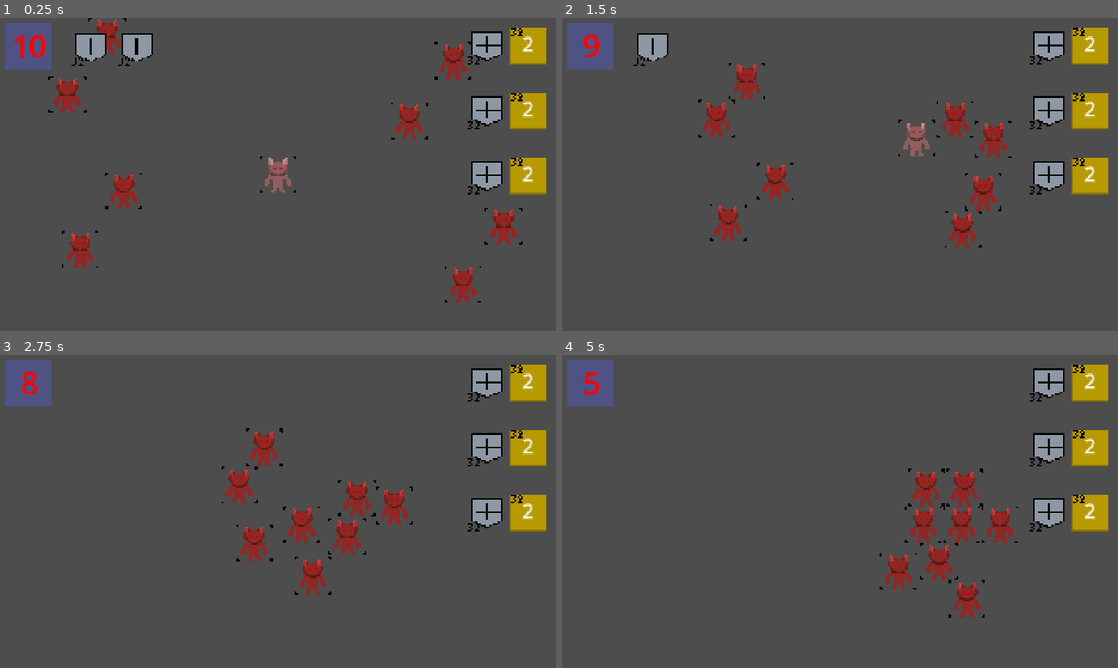
Above: before the commit, frames 1-4 (two rows, left to right).
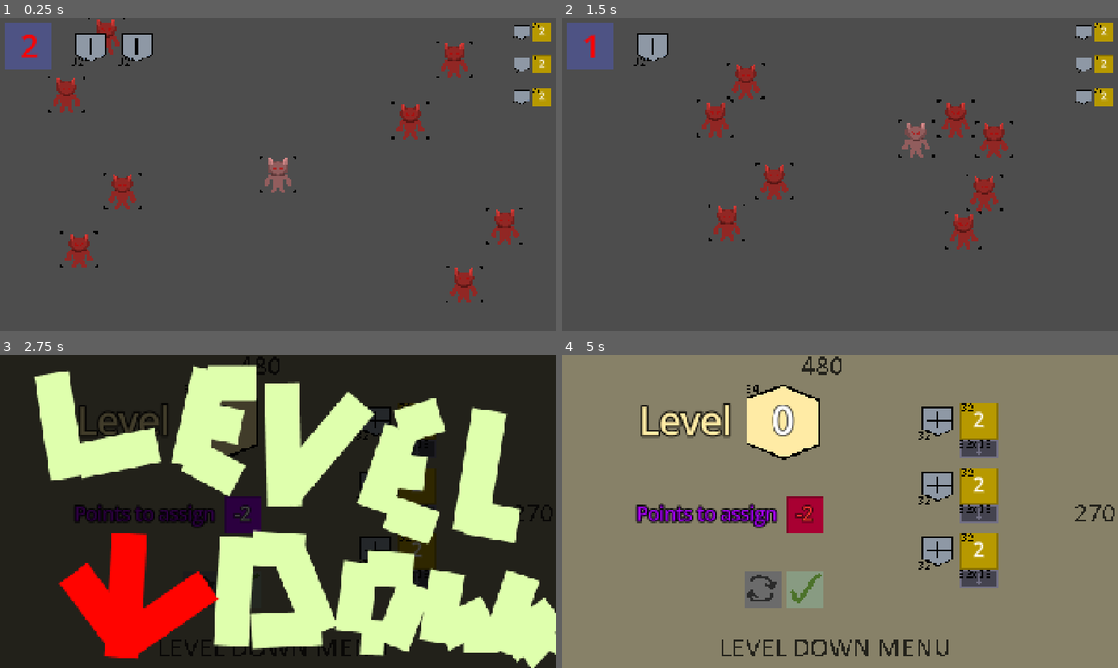
Above: after the commit, the same moments.

Repository: Paul-Sml/GameJam-gmtk2026
Game: Godot game, scene res://game_scene.tscn
The game is run twice, just before and just after one commit, with the same random seed, the same clock (stepped at 60 frames per second) and the same inputs.
Inputs (mouse positions are in pixels of both pictures, inside the frame that each line leads up to):
- Up to frame 1 (0.25 s): no input
- Up to frame 2 (1.5 s): move the mouse to (962, 158) at 0.52 s; hold Right (right) 0.53-1.28 s; click (962, 158) at 0.6 s; move the mouse to (728, 190) at 1.27 s; hold Down (down) from 1.28 s (still down); click (728, 190) at 1.35 s
- Up to frame 3 (2.75 s): release Down (down) at 2 s; click (244, 589) at 2.02 s
- Up to frame 4 (5 s): click (840, 511) at 2.77 s; move the mouse to (895, 442) at 3.52 s; hold Right (right) 3.53-4.28 s; click (895, 442) at 3.6 s; move the mouse to (812, 574) at 4.27 s; hold Up (up) from 4.28 s (still down); click (812, 574) at 4.35 s

The runs differ from the first frame. In frame 1, 5.4% of the frame differs, in the area x 2-100%, y 0-91%; in frame 2, 5.3%; in frame 3, 100%, in the area x 0-100%, y 0-100%; in frame 4, 99%.

Commit message:
small qol + debug enemy not moving

Diff:
--- a/Entities/Enemies/enemy.tscn
+++ b/Entities/Enemies/enemy.tscn
@@ -8,7 +8,7 @@
 [sub_resource type="RectangleShape2D" id="RectangleShape2D_q5eq1"]
 size = Vector2(128, 128)
 
-[node name="Enemy" type="CharacterBody2D" unique_id=711083395]
+[node name="Enemy" type="CharacterBody2D" unique_id=711083395 groups=["enemy"]]
 collision_layer = 8
 collision_mask = 8
 motion_mode = 1
@@ -41,3 +41,5 @@
 
 [node name="CollisionShape2D" type="CollisionShape2D" parent="Hitbox" unique_id=1710623748]
 shape = SubResource("RectangleShape2D_q5eq1")
+
+[node name="VisibleOnScreenEnabler2D" type="VisibleOnScreenEnabler2D" parent="." unique_id=1229988972]
--- a/UI/level_down_menu.gd
+++ b/UI/level_down_menu.gd
@@ -11,6 +11,8 @@
 @onready var speed_button: TextureButton = $Menuing/VBoxContainer2/Speed/TickableCounter/SpeedButton
 @onready var remaining_points_texture: TextureRect = %TextureRect3
 
+var can_skip: bool = false
+
 #func _ready() -> void:
 	#var resource = CharacterStatsResource.new()
 	#resource.level_down()
@@ -20,13 +22,15 @@
 	print("level down")
 	player_resource.level_down()
 	level_down_transi.visible = true
+	get_tree().create_timer(1.0).timeout.connect(func(): can_skip = true)
 	#level_down_transi.disabled = false
 	saved_player_resource = player_resource.duplicate(true)
 	update_visuals()
 	visible = true
 
 func _on_level_down_transi_pressed() -> void:
-	level_down_transi.visible = false
+	if can_skip:
+		level_down_transi.visible = false
 	#level_down_transi.disabled = true
 
 func close_menu() -> void:
@@ -93,4 +97,5 @@
 		return
 	next_level.emit()
 	#current_level.visible = true
+	can_skip = false
 	close_menu()
--- a/game_manager.gd
+++ b/game_manager.gd
@@ -7,9 +7,9 @@
 	"res://Maps/level-1.tscn"
 ]
 var timers: Array[int] = [
-	10,
-	15,
-	20
+	2,
+	2,
+	2
 ]
 
 
@@ -32,7 +32,6 @@
 		push_error("No player found in current level")
 		return
 	player.armor_updated.connect(_on_player_armor_updated)
-
 	current_level.visible = true
 	current_level.process_mode = Node2D.PROCESS_MODE_INHERIT
 	canvas_layer.visible = true
@@ -40,8 +39,6 @@
 
 func load_stage(index: int) -> void:
 	print("loading level ", index)
-	for child in current_level.get_children():
-		child.queue_free()
 
 	var level_scene: PackedScene = load(levels[index])
 	var level_instance: Node = level_scene.instantiate()
@@ -62,6 +59,8 @@
 
 
 func _on_timer_timer_reached_zero() -> void:
+	for child in current_level.get_children():
+		child.queue_free()
 	current_level.visible = false
 	current_level.process_mode = Node2D.PROCESS_MODE_DISABLED
 	canvas_layer.visible = false
--- a/game_scene.tscn
+++ b/game_scene.tscn
@@ -64,10 +64,11 @@
 anchors_preset = 1
 anchor_left = 1.0
 anchor_right = 1.0
-offset_left = 372.0
-offset_right = 440.0
-offset_bottom = 184.0
+offset_left = 398.0
+offset_right = 482.0
+offset_bottom = 200.0
 grow_horizontal = 0
+scale = Vector2(0.5, 0.5)
 theme_override_constants/margin_left = 8
 theme_override_constants/margin_top = 8
 theme_override_constants/margin_right = 8
--- a/project.godot
+++ b/project.godot
@@ -28,6 +28,7 @@
 [global_group]
 
 player=""
+enemy=""
 
 [gui]
 
